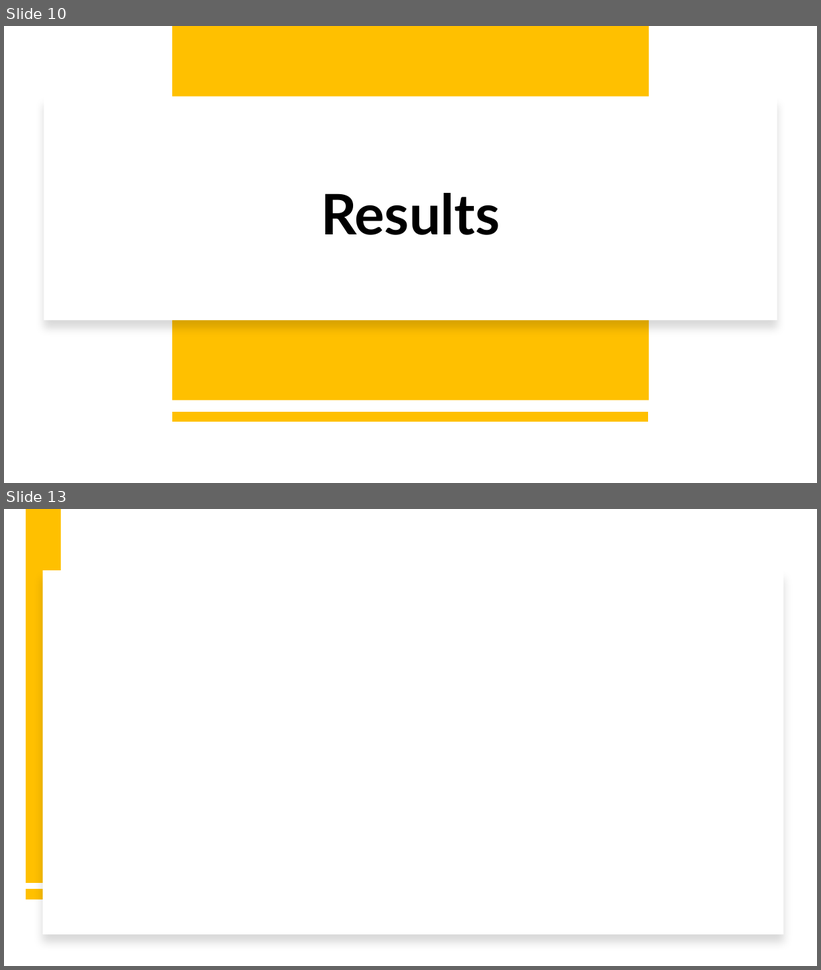
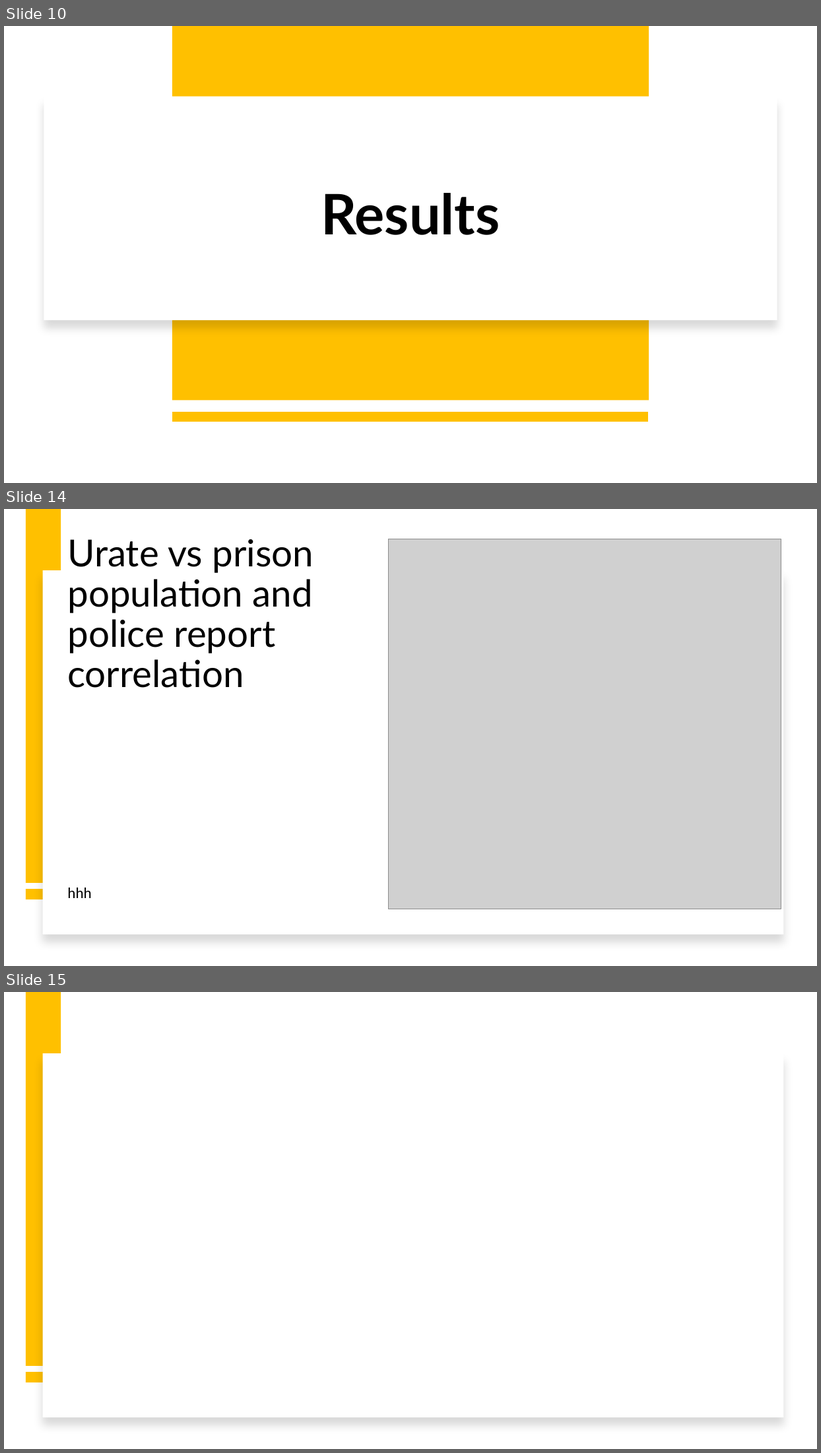
Before and after one commit to Mt122606/Curous-Conquers-, a slide deck: CuriousConquersProject/ProjectPowerpoint.pptx. Shown one above the other, each under a label of ours: slides 10 and 13 before the commit, slides 10, 14 and 15 after it; the slides between them are not shown. The pictures are 821x970 and 821x1453 pixels, drawn with LibreOffice and Linux fonts; fonts in the diff are those of the drawing; grey boxes stand for pictures. Boxes give left, top, right and bottom in pixels: in the first picture for what was removed or moved away, otherwise in the second. Text is boxed around its words. In the diff, an @@ line names an element or a change of style, - is before the commit and + after.

```diff
--- a/CuriousConquersProject/ProjectPowerpoint.pptx
+++ b/CuriousConquersProject/ProjectPowerpoint.pptx
@@ slide 14 added at (x1=4, y1=509, x2=817, y2=966), background #FFFFFF @@
@@ rectangle added at (x1=26, y1=509, x2=61, y2=883), fill #FFC000 @@
@@ title added at (x1=67, y1=539, x2=314, y2=688), 44 pt, text #000000 @@
+Urate vs prison population and police report correlation
@@ picture added at (x1=388, y1=539, x2=781, y2=910) @@
@@ rectangle added at (x1=42, y1=570, x2=783, y2=935), fill #FFFFFF @@
@@ rectangle added at (x1=26, y1=889, x2=61, y2=900), fill #FFC000 @@
@@ text added at (x1=67, y1=888, x2=91, y2=898), 18 pt, text #000000 @@
+hhh
@@ what was slide 13 is now slide 15 @@
```
Also in this commit, not shown: 2 slides changed, 1 other slide added.
